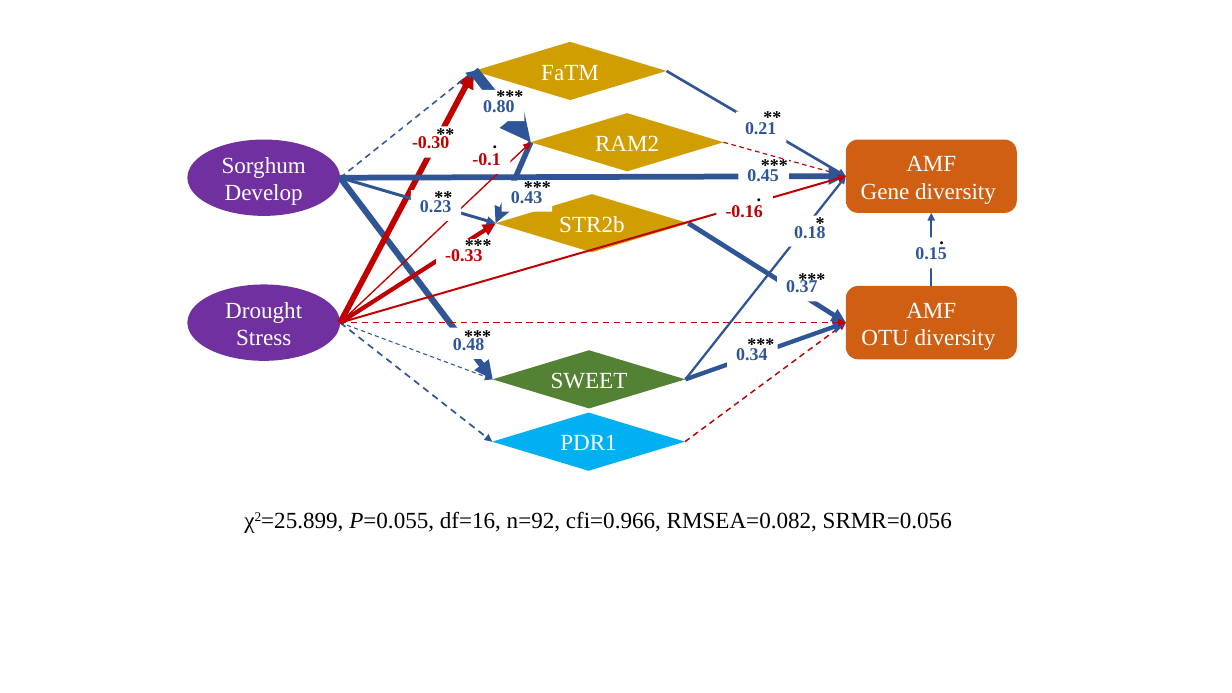
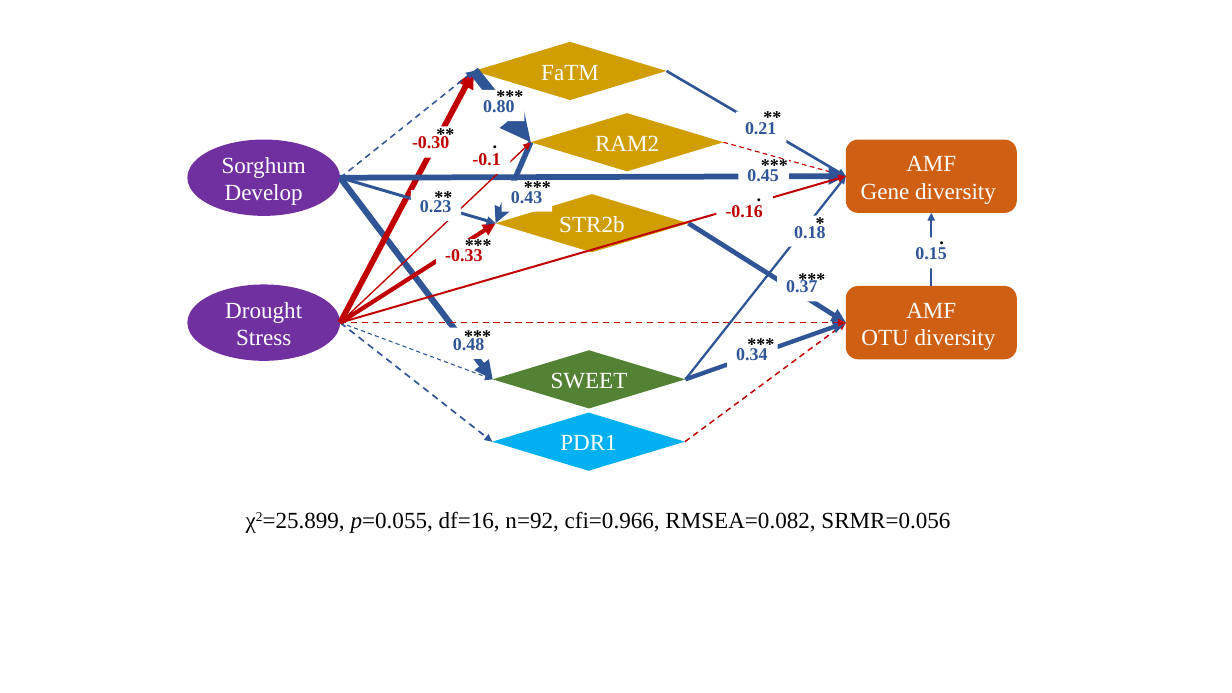
Before and after one commit to chenpl2023/Sorghum-Roots-AMF-transcript, a slide deck: slide 2 of Fig 3/SEM.pptx. Drawn at 1232x693 pixels with LibreOffice and Linux fonts; fonts in the diff are those of the drawing. Boxes give left, top, right and bottom in pixels: in the first picture for what was removed or moved away, otherwise in the second. Text is boxed around its words. In the diff, an @@ line names an element or a change of style, - is before the commit and + after.

```diff
--- a/Fig 3/SEM.pptx
+++ b/Fig 3/SEM.pptx
@@ text at (263,511,950,533): text changed @@
-χ2=25.899, P=0.055, df=16, n=92, cfi=0.966, RMSEA=0.082, SRMR=0.056
+χ2=25.899, p=0.055, df=16, n=92, cfi=0.966, RMSEA=0.082, SRMR=0.056
```
Also in this commit, not shown: 38 other files.
